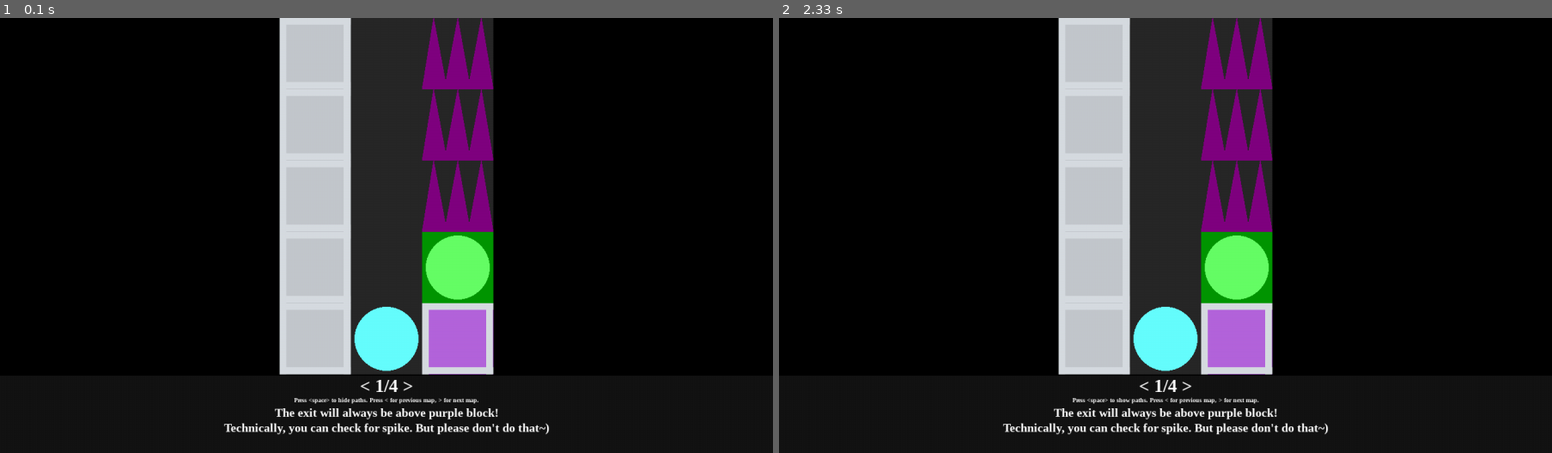
Above: before the commit, frames 1-2 (left to right).
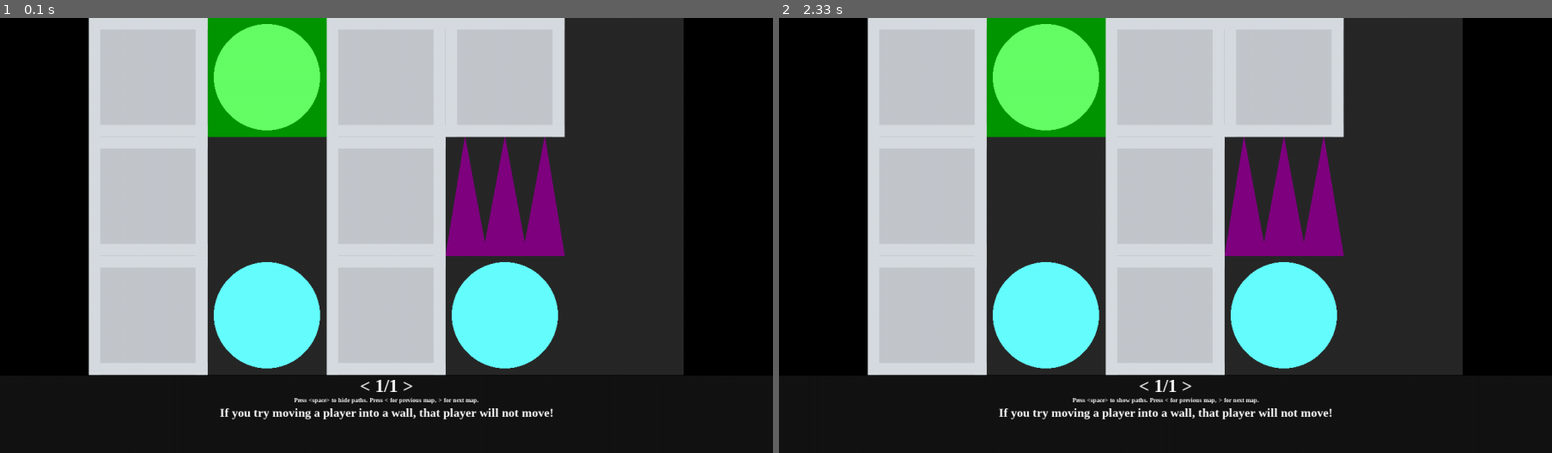
Above: after the commit, the same moments.

Repository: WingedSeal/mazegame
Game: pygame game, started from src/main.py
The game is run twice, just before and just after one commit, with the same random seed, the same clock (stepped at 60 frames per second) and the same inputs.
Inputs:
- Up to frame 1 (0.1 s): no input
- Up to frame 2 (2.33 s): tap Space at 0.33, 0.67, 2.17 s

The runs differ from the first frame. In frame 1, 61% of the frame differs, in the area x 11-89%, y 0-96%; in frame 2, 61%.

Commit message:
feat: add desc for tutorials

Diff:
--- a/src/main.py
+++ b/src/main.py
@@ -7,4 +7,4 @@
     pass
 
 
-preview(TUTORIAL2)
+preview(TUTORIAL5)
--- a/src/mazegame/api/maps/tutorial2.py
+++ b/src/mazegame/api/maps/tutorial2.py
@@ -43,7 +43,7 @@
 TUTORIAL2 = (
     [TUTORIAL2_1, TUTORIAL2_2, TUTORIAL2_3, TUTORIAL2_4],
     """The exit will always be above purple block!
-Technically, you can check for spike. But please don't do that~)""",
+Technically, you can check for exit. But please don't do that~)""",
 )
 
 
--- a/src/mazegame/api/maps/tutorial3.py
+++ b/src/mazegame/api/maps/tutorial3.py
@@ -14,7 +14,7 @@
     ]
 )
 
-TUTORIAL3 = ([TUTORIAL3_1], "TUTORIAL3")
+TUTORIAL3 = ([TUTORIAL3_1], "Wait for enemy to move out of the way before moving!")
 
 # def script():
 #     while get_tile(UP) == ENEMY:
--- a/src/mazegame/api/maps/tutorial4.py
+++ b/src/mazegame/api/maps/tutorial4.py
@@ -13,7 +13,7 @@
     ]
 )
 
-TUTORIAL4 = ([TUTORIAL4_1], "TUTORIAL4")
+TUTORIAL4 = ([TUTORIAL4_1], "Touching the key will open all doors with the same color.")
 
 # def script():
 #     move(DOWN)
--- a/src/mazegame/api/maps/tutorial5.py
+++ b/src/mazegame/api/maps/tutorial5.py
@@ -9,7 +9,10 @@
     ]
 )
 
-TUTORIAL5 = ([TUTORIAL5_1], "TUTORIAL5")
+TUTORIAL5 = (
+    [TUTORIAL5_1],
+    "If you try moving a player into a wall, that player will not move!",
+)
 
 # def script():
 #     move(RIGHT)
